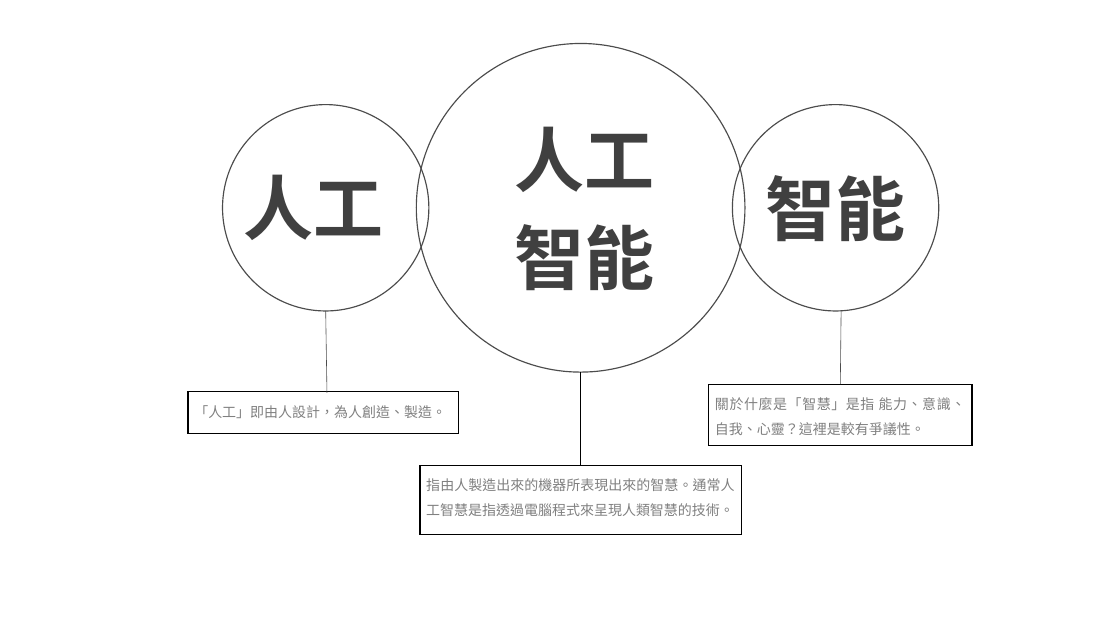
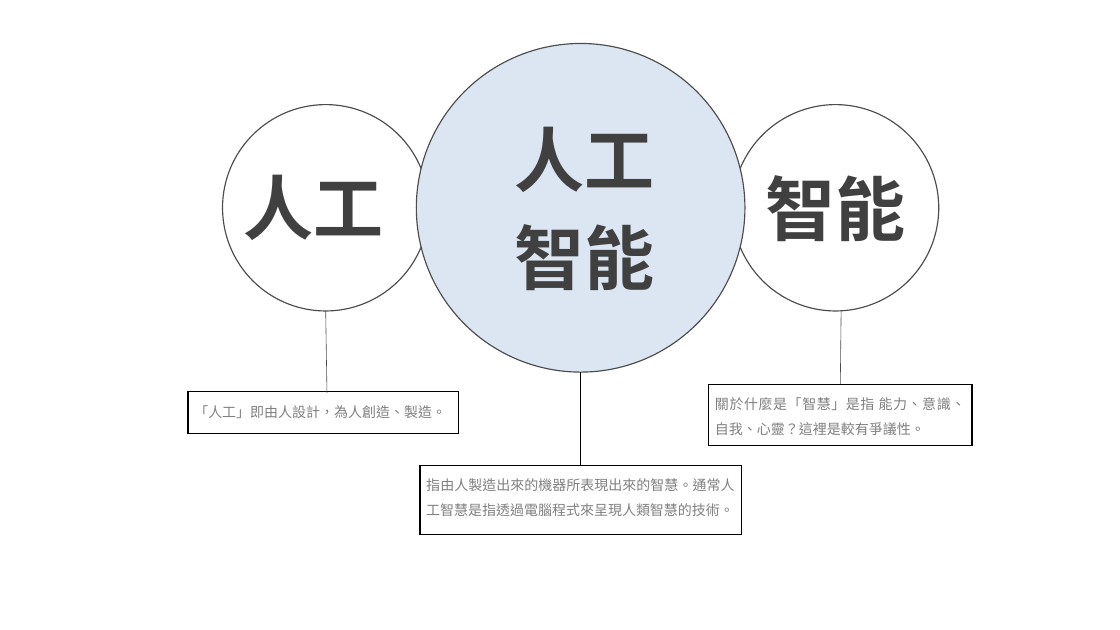
Before and after one commit to pcmsricky/chatbot, a slide deck: slide 3 of NLP2.pptx. Drawn at 1120x630 pixels with LibreOffice and Linux fonts; fonts in the diff are those of the drawing; background and template pictures are left out. Boxes give left, top, right and bottom in pixels: in the first picture for what was removed or moved away, otherwise in the second. Text is boxed around its words. In the diff, an @@ line names an element or a change of style, - is before the commit and + after.

```diff
--- a/NLP2.pptx
+++ b/NLP2.pptx
@@ ellipse at <box>417,44,745,372</box>: fill none to #DCE6F2 @@
```
Also in this commit, not shown: 5 other slides changed, 6 slides added, 2 other files.
